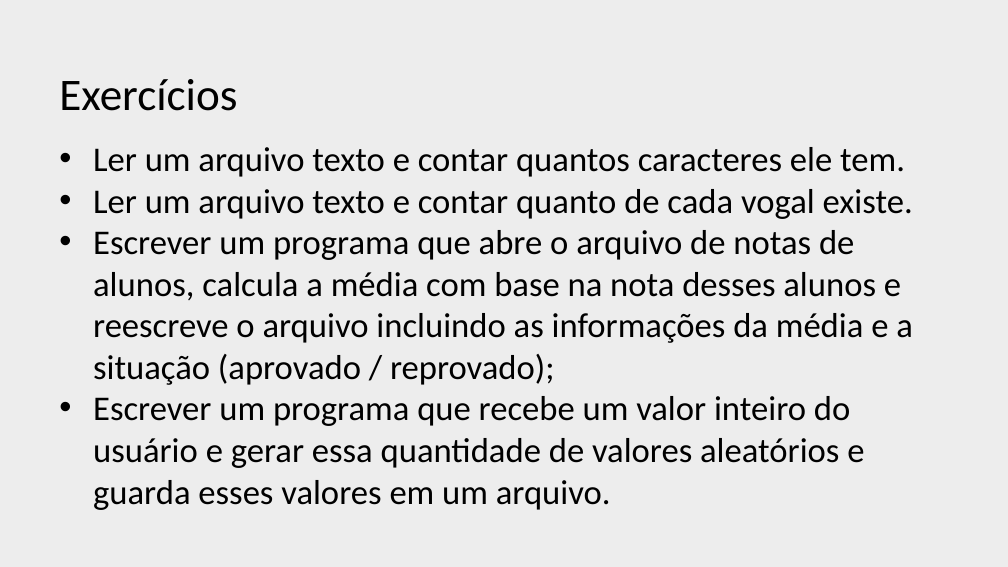
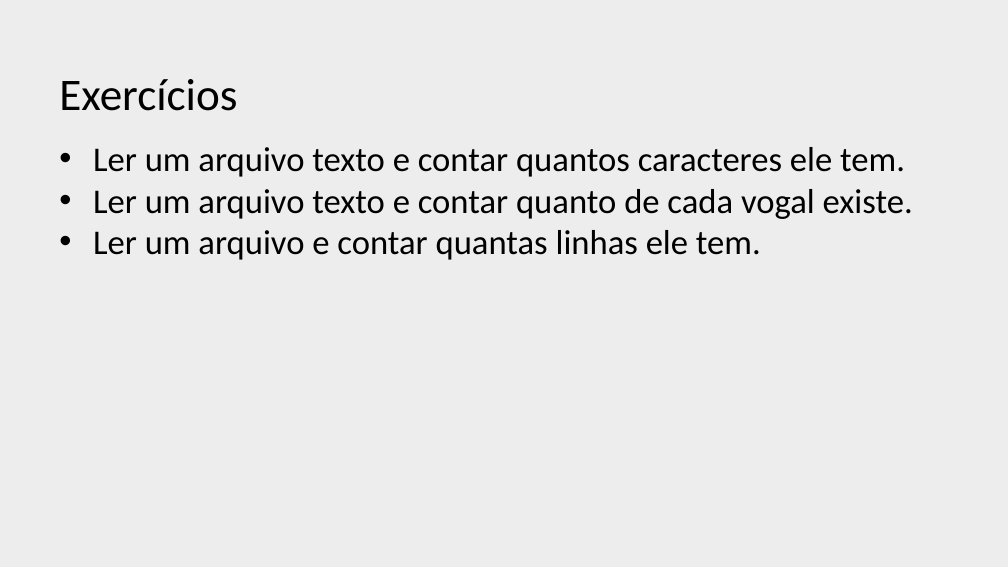
Before and after one commit to profJulioMomente/EstruturasDados_EngComp, a slide deck: slide 14 of Arquivos/2017.08.14-Arquivos.pptx. Drawn at 1008x567 pixels with LibreOffice and Linux fonts; fonts in the diff are those of the drawing; background and template pictures are left out. Boxes give left, top, right and bottom in pixels: in the first picture for what was removed or moved away, otherwise in the second. Text is boxed around its words. In the diff, an @@ line names an element or a change of style, - is before the commit and + after.

```diff
--- a/Arquivos/2017.08.14-Arquivos.pptx
+++ b/Arquivos/2017.08.14-Arquivos.pptx
@@ text at [93, 230, 761, 260]: text changed @@
-• Escrever um programa que abre o arquivo de notas de alunos, calcula a média com base na nota desses alunos e reescreve o arquivo incluindo as informações da média e a situação (aprovado / reprovado);
-• Escrever um programa que recebe um valor inteiro do usuário e gerar essa quantidade de valores aleatórios e guarda esses valores em um arquivo.
+• Ler um arquivo e contar quantas linhas ele tem.
```
Also in this commit, not shown: 1 slide added, 1 other file.
